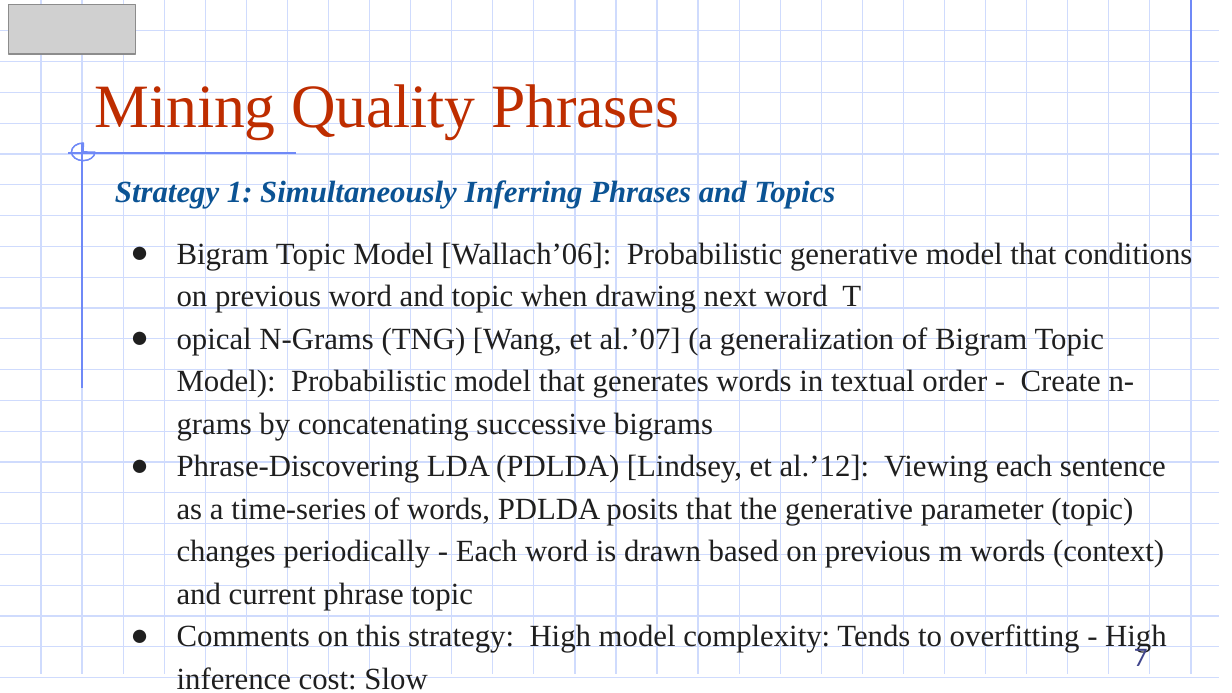
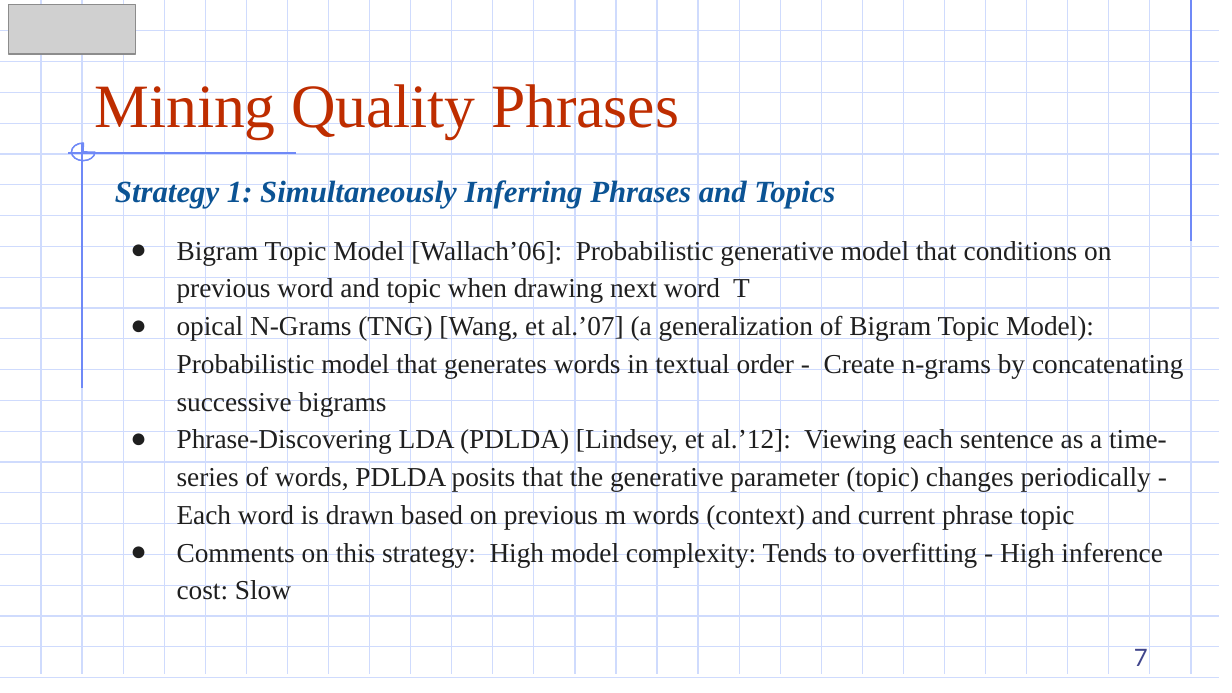
Before and after one commit to DazielNguyen/DBM302m, a slide deck: slide 7 of slides/Chapter 03/3.11 Mining Quality Phrases.pptx. Drawn at 1232x693 pixels with LibreOffice and Linux fonts; fonts in the diff are those of the drawing; grey boxes stand for pictures. Boxes give left, top, right and bottom in pixels: in the first picture for what was removed or moved away, otherwise in the second. Text is boxed around its words. In the diff, an @@ line names an element or a change of style, - is before the commit and + after.

```diff
--- a/slides/Chapter 03/3.11 Mining Quality Phrases.pptx
+++ b/slides/Chapter 03/3.11 Mining Quality Phrases.pptx
@@ text "Bigram Topic Model [Wallach’06]: Probabilistic ..." at (x1=177, y1=239, x2=1184, y2=605): size 18 to 16 pt @@
```
Also in this commit, not shown: 6 other slides changed, 4 other files.
